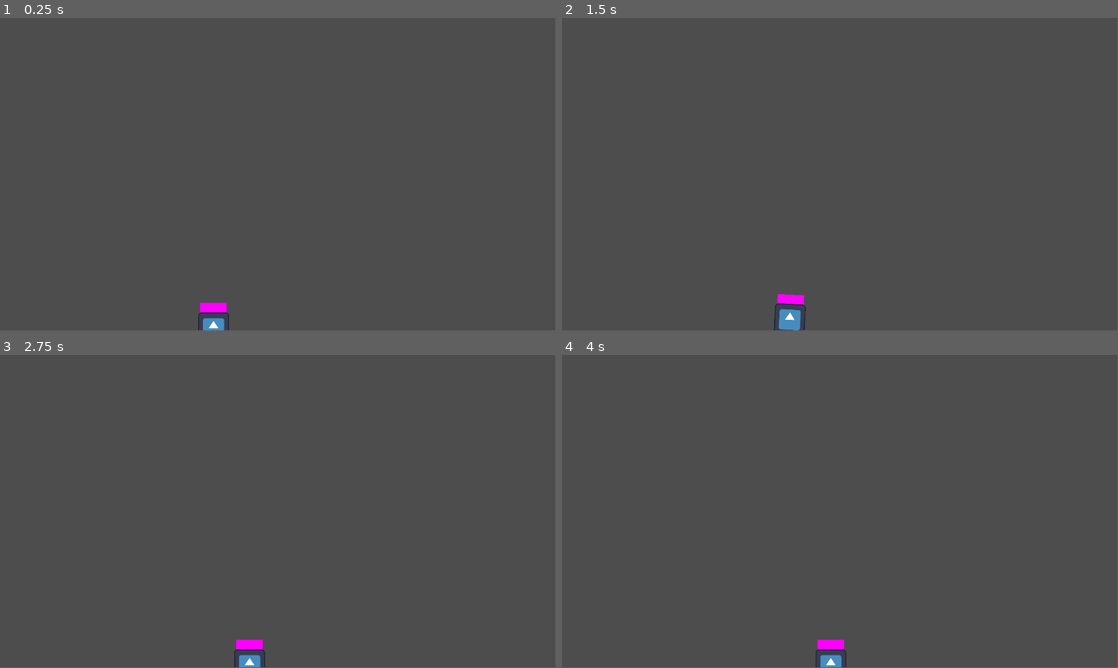
Above: before the commit, frames 1-4 (two rows, left to right).
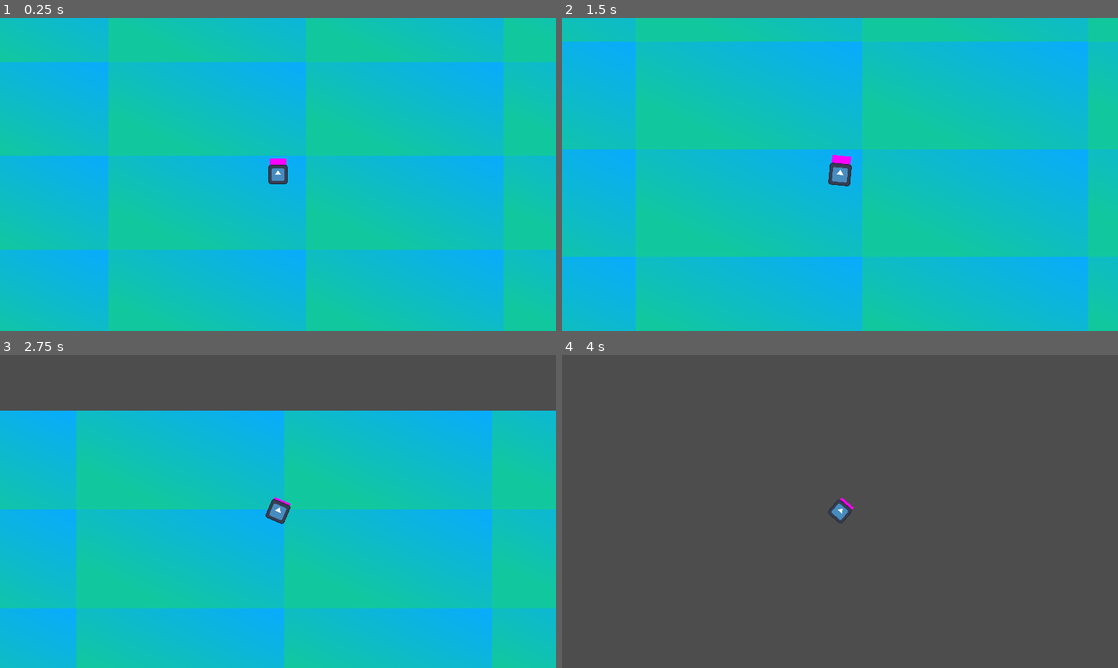
Above: after the commit, the same moments.

Repository: gracedes/spring-arms
Game: Godot game, scene res://scenes/testing.tscn
Same seed, same stepped clock (60 frames per second), same inputs: the game is played once before the commit and once after it. The engine's default icon, where the game draws it, is replaced by a stand-in: a white triangle on a blue panel in a dark square.
Inputs (mouse positions are in pixels of both pictures, inside the frame that each line leads up to):
- Up to frame 1 (0.25 s): no input
- Up to frame 2 (1.5 s): move the mouse to (962, 158) at 0.52 s; hold Right (ui_right) 0.53-1.28 s; tap Space (jump) at 0.6, 0.77, 1.07, 1.35 s; move the mouse to (728, 190) at 1.27 s; hold Left (ui_left) from 1.28 s (still down)
- Up to frame 3 (2.75 s): tap Space (jump) at 1.52, 1.82, 2.1 s; move the mouse to (333, 442) at 2.02 s; release Left (ui_left) at 2.03 s; hold Right (ui_right) from 2.03 s (still down)
- Up to frame 4 (4 s): move the mouse to (812, 574) at 2.77 s; tap Space (jump) at 2.85, 3.02, 3.32, 3.6, 3.77 s; move the mouse to (1006, 558) at 3.52 s; release Right (ui_right) at 3.53 s; hold Left (ui_left) from 3.53 s (still down)
In our replay, the window is 799x449 before the commit and 800x450 after it. These sizes can differ from the game's own. Grey fills any space a smaller window leaves; there, only what the larger window draws over its background counts as a difference.

The runs differ from the first frame. In frame 1, 100% of the frame differs, in the area x 0-100%, y 0-100%; in frame 2, 100%; in frame 3, 82%; in frame 4, 0.5%.

Commit message:
jump debug and basic camera zoom

Diff:
--- a/entities/player/hair/hair.gd
+++ b/entities/player/hair/hair.gd
@@ -17,5 +17,5 @@
 	if abs(yvelo) <= 0.5:
 		offset.y = move_toward(offset.y, -54.0, 500 * shift_coeff)
 	else:
-		offset.y = move_toward(offset.y, -54.0 + (max_shift * -(yvelo / abs(yvelo)) * (cos(deg_to_rad(abs(rot))))), min(abs(yvelo) * shift_coeff, 500 * shift_coeff))
+		offset.y = move_toward(offset.y, -54.0 + (max_shift * -(yvelo / abs(yvelo)) * (cos(rot))), min(abs(yvelo) * shift_coeff, 500 * shift_coeff))
 	pass
--- a/entities/player/player.gd
+++ b/entities/player/player.gd
@@ -8,9 +8,10 @@
 @export var movement_coeff = 5
 
 const jumpkey = 'jump'
-@export var jumpforce = -30000.0	# lol
+@export var jumpforce = -50000.0	# lol
 @export var downforce = 1000.0
 @export var canjump = false
+var just_jumped = false
 var needstorque = false
 @export var torque_coeff = 200.0
 
@@ -54,7 +55,7 @@
 				arm.get_node('hand').visible = false
 		else:
 			if Input.is_action_just_pressed(arm.key):
-				arm.gpos = shorten(get_viewport().get_mouse_position())
+				arm.gpos = shorten(get_global_mouse_position())
 				arm.grab = true
 				arm.get_node('hand').visible = true
 
@@ -79,13 +80,17 @@
 
 func other_forces() -> Vector2:
 	var f = Vector2.ZERO
-	if Input.is_action_pressed(jumpkey):
+	if Input.is_action_just_pressed(jumpkey):
 		if canjump:
 			f.y = jumpforce
+			just_jumped = true
 			needstorque = true
-			canjump = false
-		else:
-			f.y = downforce
+			#canjump = false
+	elif just_jumped and Input.is_action_just_released(jumpkey):
+		just_jumped = false
+	elif !canjump and !just_jumped and Input.is_action_pressed(jumpkey):
+		f.y = downforce
+	""" check how to better prevent holding after jump from effecting"""
 	return f
 
 func shorten(mpos: Vector2) -> Vector2:
--- a/entities/player/rplayer.tscn
+++ b/entities/player/rplayer.tscn
@@ -1,9 +1,10 @@
-[gd_scene load_steps=8 format=3 uid="uid://54hsdmyu62vd"]
+[gd_scene load_steps=9 format=3 uid="uid://54hsdmyu62vd"]
 
 [ext_resource type="Script" path="res://entities/player/player.gd" id="1_7j6a2"]
 [ext_resource type="Texture2D" uid="uid://c212ehr2aijsh" path="res://icon.svg" id="2_c88su"]
 [ext_resource type="Script" path="res://entities/player/hair/hair.gd" id="3_i4jb3"]
 [ext_resource type="PackedScene" uid="uid://bd46a2jseco46" path="res://entities/player/arm/arm.tscn" id="3_qugsh"]
+[ext_resource type="PackedScene" uid="uid://pd1d6ojrwy2a" path="res://utils/camera/camera.tscn" id="5_6ysmo"]
 
 [sub_resource type="PhysicsMaterial" id="PhysicsMaterial_tdecw"]
 friction = 0.0
@@ -39,3 +40,6 @@
 position = Vector2(-128, 0)
 rotation = 3.14159
 key = "rightClick"
+
+[node name="Camera" parent="." instance=ExtResource("5_6ysmo")]
+zoom = Vector2(0.5, 0.5)
--- a/project.godot
+++ b/project.godot
@@ -17,7 +17,9 @@
 
 [display]
 
-window/stretch/scale=0.5
+window/size/viewport_width=1920
+window/size/viewport_height=1080
+window/stretch/mode="viewport"
 
 [input]
 
--- a/scenes/testing.tscn
+++ b/scenes/testing.tscn
@@ -14,14 +14,23 @@
 [sub_resource type="RectangleShape2D" id="RectangleShape2D_nk80n"]
 size = Vector2(20, 3.20457)
 
+[sub_resource type="Gradient" id="Gradient_iurq5"]
+colors = PackedColorArray(0.0705882, 0.784314, 0.619608, 1, 0.0352941, 0.670588, 1, 1)
+
+[sub_resource type="GradientTexture2D" id="GradientTexture2D_y0nae"]
+gradient = SubResource("Gradient_iurq5")
+width = 1324
+height = 629
+fill_from = Vector2(0.243119, 0.795872)
+
 [node name="Node2D" type="Node2D"]
 
 [node name="rplayer" parent="." instance=ExtResource("1_evbdv")]
-position = Vector2(886, 1266)
+position = Vector2(2608, 741)
 
 [node name="StaticBody2D" type="StaticBody2D" parent="."]
 z_index = -1
-position = Vector2(2091, 1414)
+position = Vector2(2091, 2883)
 scale = Vector2(6000, 6.555)
 
 [node name="CollisionShape2D" type="CollisionShape2D" parent="StaticBody2D"]
@@ -39,5 +48,17 @@
 scale = Vector2(1.04, 1)
 shape = SubResource("RectangleShape2D_nk80n")
 
+[node name="ParallaxBackground" type="ParallaxBackground" parent="."]
+
+[node name="ParallaxLayer" type="ParallaxLayer" parent="ParallaxBackground"]
+
+[node name="TextureRect" type="TextureRect" parent="ParallaxBackground/ParallaxLayer"]
+offset_left = -2500.0
+offset_top = -2500.0
+offset_right = 497500.0
+offset_bottom = 497500.0
+texture = SubResource("GradientTexture2D_y0nae")
+stretch_mode = 1
+
 [connection signal="body_entered" from="StaticBody2D/Area2D" to="rplayer" method="_on_area_2d_body_entered"]
 [connection signal="body_exited" from="StaticBody2D/Area2D" to="rplayer" method="_on_area_2d_body_exited"]
--- /dev/null
+++ b/utils/camera/camera.gd
@@ -0,0 +1,31 @@
+extends Camera2D
+
+@export var base_pos = Vector2.ZERO
+@export var max_pos = Vector2(400.0, 300.0)
+
+@export var base_zoom = 0.75
+@export var max_zoom = 0.5
+
+# Called when the node enters the scene tree for the first time.
+func _ready() -> void:
+	pass # Replace with function body.
+
+
+# Called every frame. 'delta' is the elapsed time since the previous frame.
+func _process(delta: float) -> void:
+	var player = get_parent()
+	var v = player.linear_velocity
+	shift_pos(v)
+	zoom_out(v)
+
+func shift_pos(v: Vector2) -> Vector2:
+	return Vector2.ZERO
+
+func zoom_out(v: Vector2) -> void:
+	var x = 0.0001 * v.length()
+	#print(x, zoom.x)
+	if x > 0.25:
+		x = 0.25
+	var y = move_toward(zoom.x, min(base_zoom, base_zoom - x), 0.001)
+	zoom = Vector2(y, y)
+	pass
--- /dev/null
+++ b/utils/camera/camera.tscn
@@ -0,0 +1,8 @@
+[gd_scene load_steps=2 format=3 uid="uid://pd1d6ojrwy2a"]
+
+[ext_resource type="Script" path="res://utils/camera/camera.gd" id="1_6pe0i"]
+
+[node name="Camera" type="Camera2D"]
+zoom = Vector2(0.75, 0.75)
+editor_draw_drag_margin = true
+script = ExtResource("1_6pe0i")
Not shown: 1 places in scenes/testing.tscn that only renumber resources
